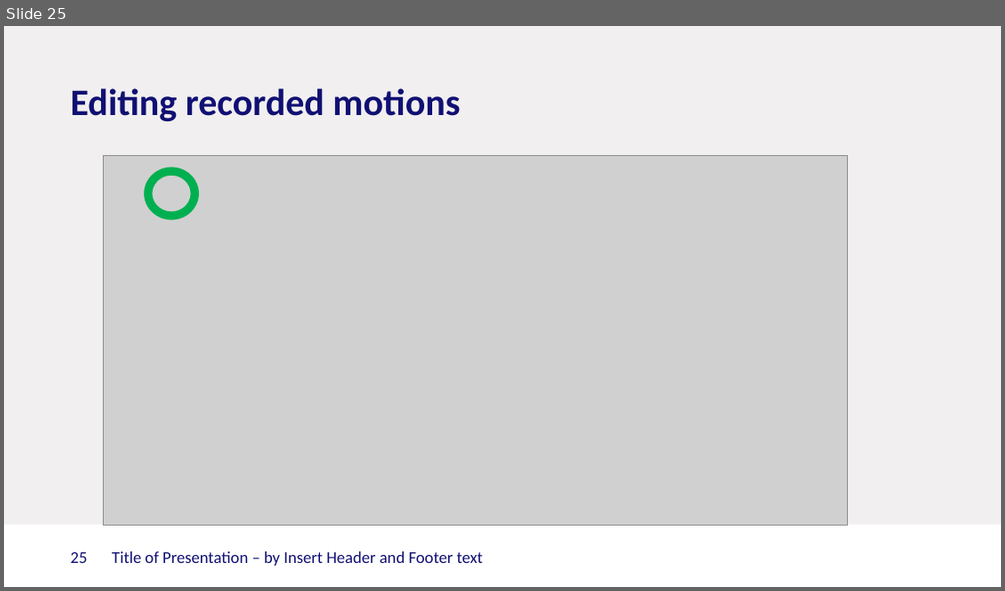
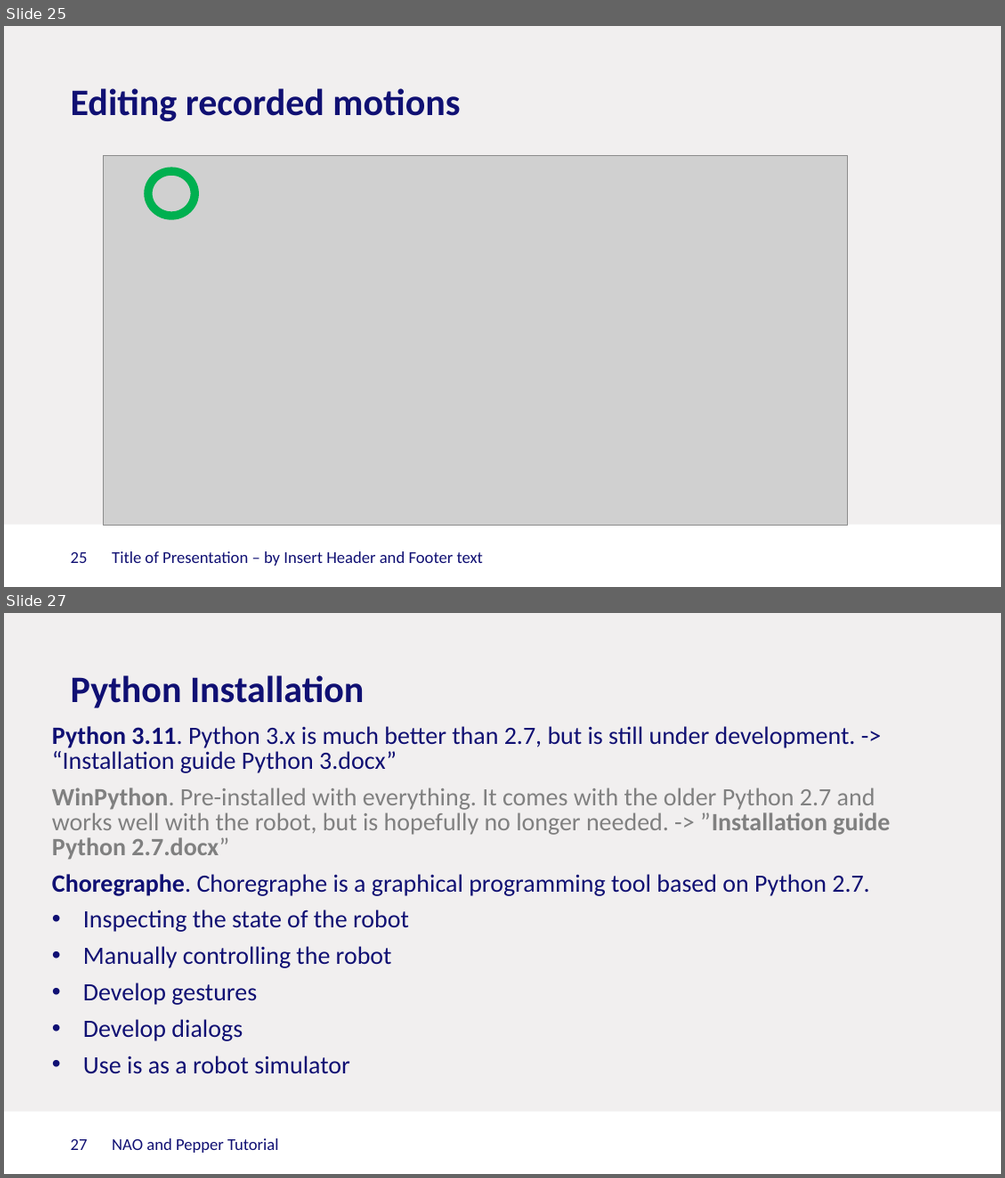
Before and after one commit to Rctue/nao-lib, a slide deck: Nao and Pepper.pptx. Shown one above the other, each under a label of ours: slide 25 before the commit, slides 25 and 27 after it; the slides between them are not shown. The pictures are 1005x591 and 1005x1178 pixels, drawn with LibreOffice and Linux fonts; fonts in the diff are those of the drawing; grey boxes stand for pictures; background and template pictures are left out. Boxes give left, top, right and bottom in pixels: in the first picture for what was removed or moved away, otherwise in the second. Text is boxed around its words. In the diff, an @@ line names an element or a change of style, - is before the commit and + after.

Commit message:
updated guides for python3

```diff
--- a/Nao and Pepper.pptx
+++ b/Nao and Pepper.pptx
@@ slide 27 added at (4, 613, 1001, 1174), background #F1EFEF; not listed: 1 template element that a slide beside it also shows @@
@@ title added at (71, 675, 364, 708), 27 pt, text #101073, bold @@
+Python Installation
@@ text added at (52, 726, 890, 1074), 18 pt, text #101073 @@
+Python 3.11. Python 3.x is much better than 2.7, but is still under development. -> “Installation guide Python 3.docx”
+WinPython. Pre-installed with everything. It comes with the older Python 2.7 and works well with the robot, but is hopefully no longer needed. -> ”Installation guide Python 2.7.docx”
+Choregraphe. Choregraphe is a graphical programming tool based on Python 2.7.
+• Inspecting the state of the robot
+• Manually controlling the robot
+• Develop gestures
+• Develop dialogs
+• Use is as a robot simulator
@@ page number added at (71, 1139, 88, 1150), 12 pt, text #101073 @@
+27
@@ text added at (112, 1138, 279, 1152), 12 pt, text #101073 @@
+NAO and Pepper Tutorial
```
Also in this commit, not shown: 16 slides changed, 3 other files.
